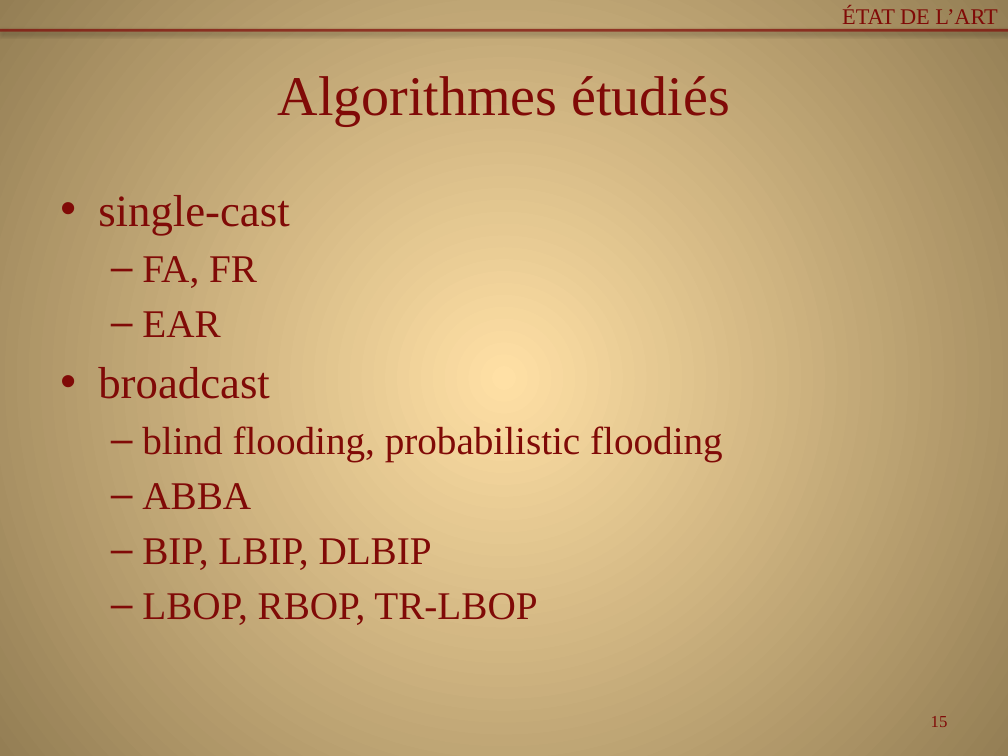
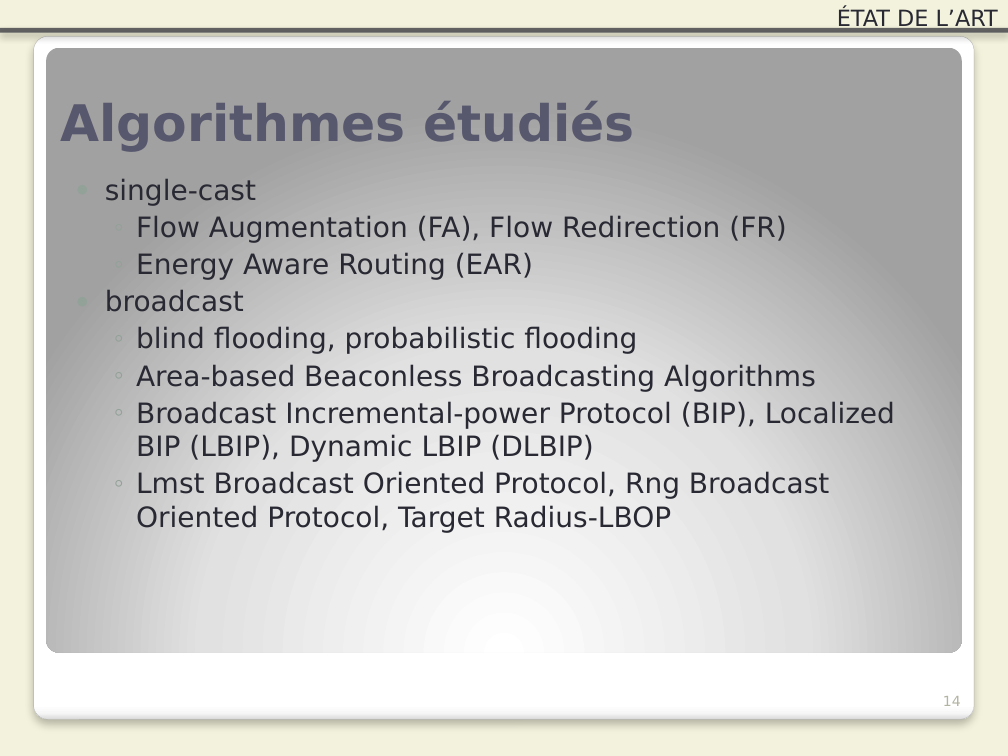
Before and after one commit to Patre/Energy-saving-in-sensors--networks, a slide deck: slide 14 of Redaction/Presentation/pres.pptx (slide 15 before the commit). Drawn at 1008x756 pixels with LibreOffice and Linux fonts; fonts in the diff are those of the drawing. Boxes give left, top, right and bottom in pixels: in the first picture for what was removed or moved away, otherwise in the second. Text is boxed around its words. In the diff, an @@ line names an element or a change of style, - is before the commit and + after.

```diff
--- a/Redaction/Presentation/pres.pptx
+++ b/Redaction/Presentation/pres.pptx
@@ background gradient #FFDFA6 to #957E54 to #F3F2DC @@
@@ text "ÉTAT DE L’ART" at (837, 9, 998, 32): font Times New Roman to DejaVu Sans, text colour #800A07 to #292934 @@
@@ line (0, 30) - (1008, 30): stroke #800A07 2 pt to #292934 3.35 pt @@
@@ rounded rectangle added at (33, 36, 974, 720), fill gradient #FFFFFF to #F7F7F7 to #DADADA, outline #A4A4A4 0.16 pt @@
@@ rounded rectangle added at (46, 47, 962, 652), fill gradient #FFFFFF to #E1E1E1 to #A2A2A2 @@
@@ title "Algorithmes étudiés" at (60, 101, 635, 152): size 40 to 36 pt, font Times New Roman to DejaVu Sans, text colour #800A07 to #57576E, bold on; alignment centre to left; vertical alignment middle to bottom @@
@@ text "single-cast": place and size @@
-text "single-cast" at (98, 195, 723, 625)
+text "single-cast" at (105, 179, 895, 533)
@@ text at (105, 179, 637, 354): size 32 to 20 pt in "single-cast", "broadcast"; font Times New Roman to DejaVu Sans, text colour #800A07 to #292934 in "single-cast", "broadcast", "blind flooding, probabilistic flooding"; size 28 to 20 pt in "blind flooding, probabilistic flooding"; bullet • to ●; less space between paragraphs; bullet – to ◦ @@
@@ text at (136, 215, 786, 280): text changed; size 28 to 20 pt; font Times New Roman to DejaVu Sans; text colour #800A07 to #292934 @@
-  – FA, FR
-  – EAR
+  ◦ Flow Augmentation (FA), Flow Redirection (FR)
+  ◦ Energy Aware Routing (EAR)
@@ text at (136, 364, 895, 533): text changed; size 28 to 20 pt; font Times New Roman to DejaVu Sans; text colour #800A07 to #292934 @@
-  – ABBA
-  – BIP, LBIP, DLBIP
-  – LBOP, RBOP, TR-LBOP
+  ◦ Area-based Beaconless Broadcasting Algorithms
+  ◦ Broadcast Incremental-power Protocol (BIP), Localized BIP (LBIP), Dynamic LBIP (DLBIP)
+  ◦ Lmst Broadcast Oriented Protocol, Rng Broadcast Oriented Protocol, Target Radius-LBOP
@@ page number removed at (931, 716, 948, 727) @@
-15
@@ page number added at (943, 696, 961, 706), 10 pt, text #B4B3A3 @@
+14
```
Also in this commit, not shown: 35 other slides changed, 1 slide removed.
